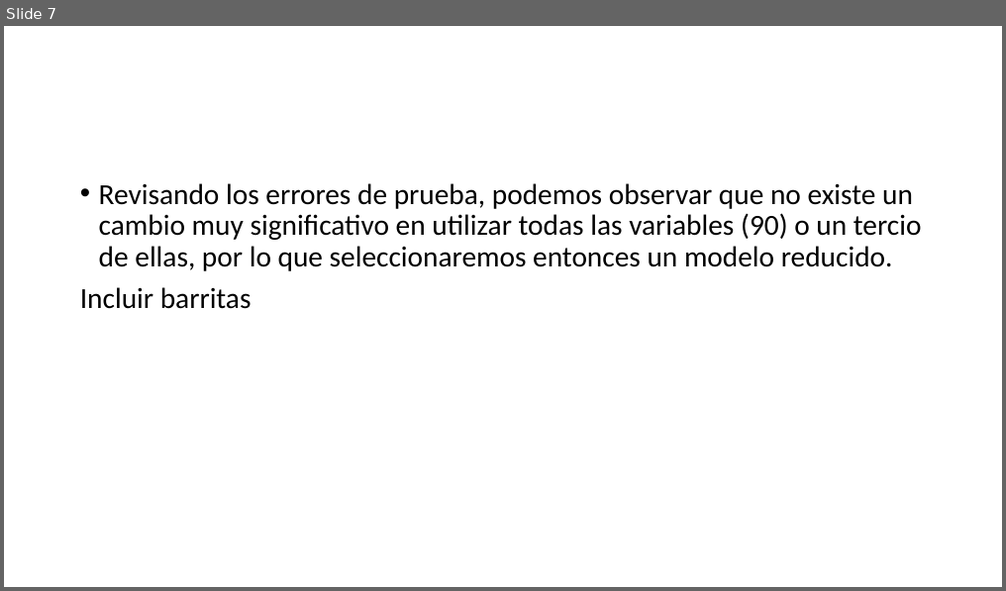
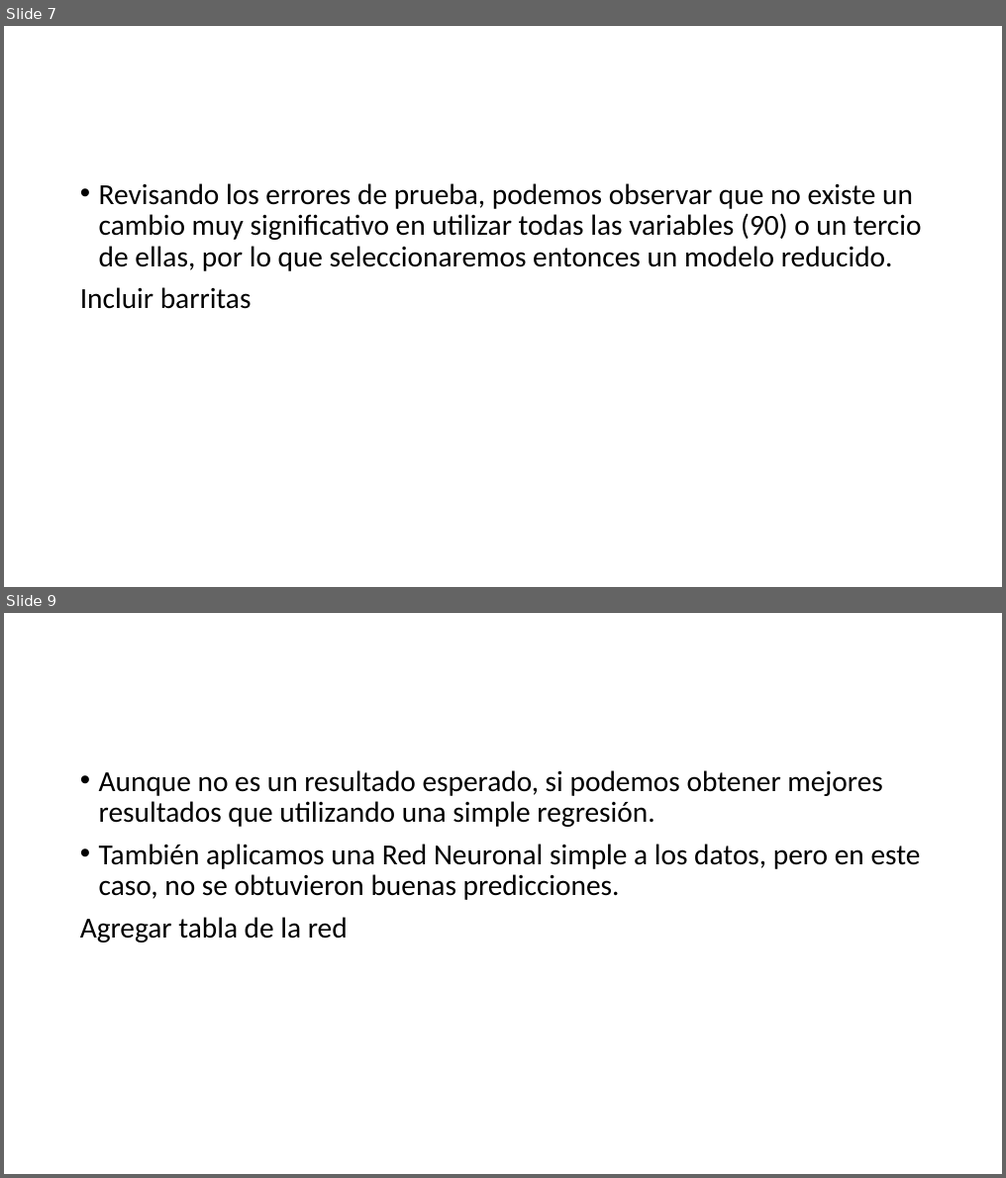
Before and after one commit to zyntonyson/YearPredictionMSD, a slide deck: docs/descripcion_regresion.pptx. Shown one above the other, each under a label of ours: slide 7 before the commit, slides 7 and 9 after it; the slides between them are not shown. The pictures are 1006x591 and 1006x1178 pixels, drawn with LibreOffice and Linux fonts; fonts in the diff are those of the drawing. Boxes give left, top, right and bottom in pixels: in the first picture for what was removed or moved away, otherwise in the second. Text is boxed around its words. In the diff, an @@ line names an element or a change of style, - is before the commit and + after.

Commit message:
Creacion de tablas de comparacion

```diff
--- a/docs/descripcion_regresion.pptx
+++ b/docs/descripcion_regresion.pptx
@@ slide 9 added at (4, 613, 1002, 1174), background #FFFFFF @@
@@ text added at (80, 770, 921, 943), 28 pt, text #000000 @@
+• Aunque no es un resultado esperado, si podemos obtener mejores resultados que utilizando una simple regresión.
+• También aplicamos una Red Neuronal simple a los datos, pero en este caso, no se obtuvieron buenas predicciones.
+Agregar tabla de la red
```
Also in this commit, not shown: 1 other slide added, 6 other files.
